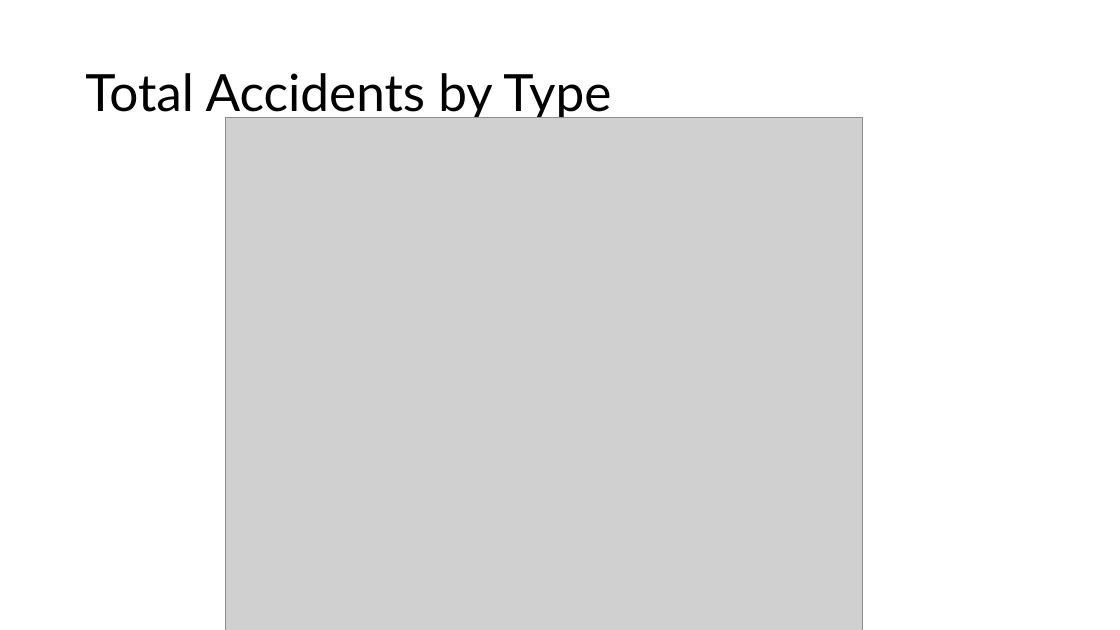
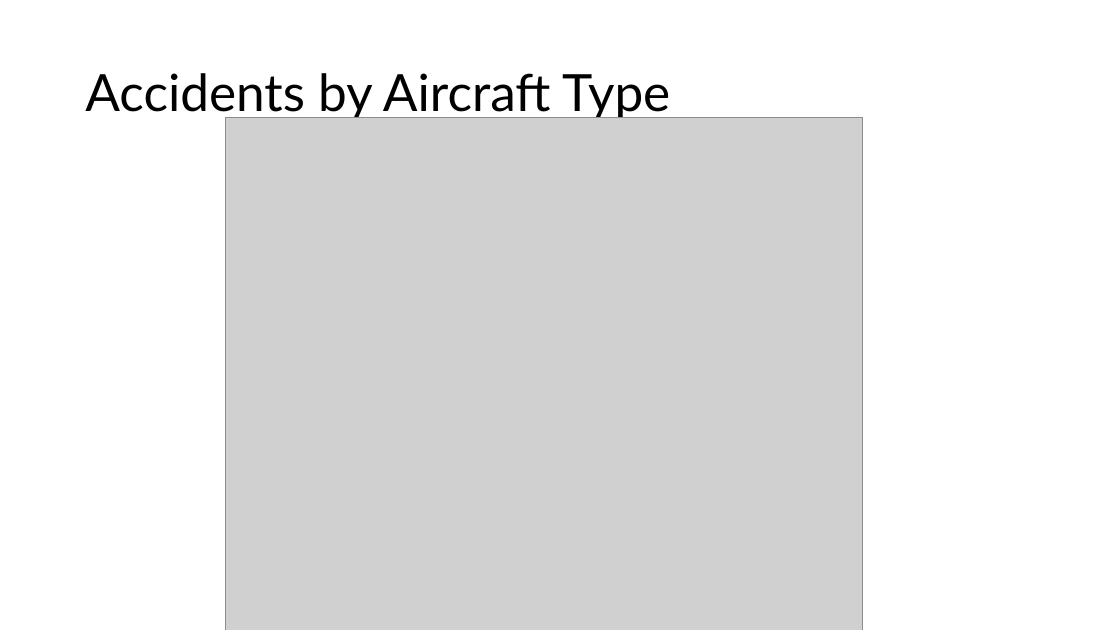
Before and after one commit to jgoett2/AirplaneRecommendations, a slide deck: slide 3 of Presentation.pptx. Drawn at 1120x630 pixels with LibreOffice and Linux fonts; fonts in the diff are those of the drawing; grey boxes stand for pictures. Boxes give left, top, right and bottom in pixels: in the first picture for what was removed or moved away, otherwise in the second. Text is boxed around its words. In the diff, an @@ line names an element or a change of style, - is before the commit and + after.

```diff
--- a/Presentation.pptx
+++ b/Presentation.pptx
@@ title at box(85, 73, 670, 120): text changed @@
-Total Accidents by Type
+Accidents by Aircraft Type
```
Also in this commit, not shown: 4 other slides changed, 1 slide added, 6 other files.
